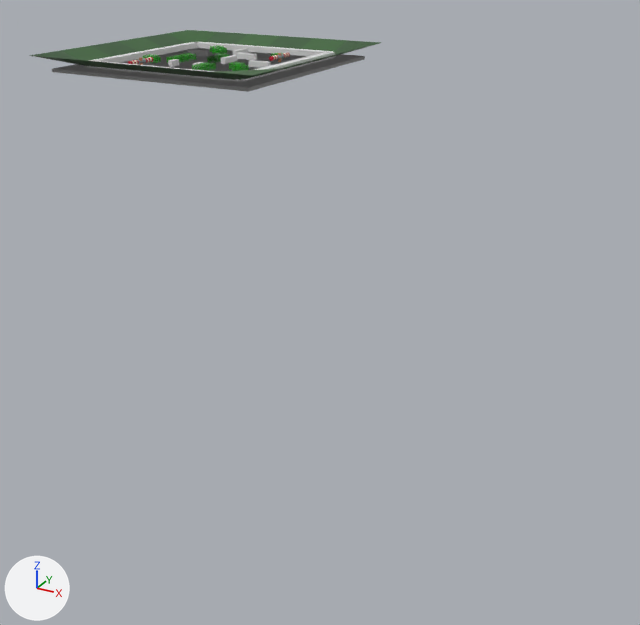
The glTF model res/bowling/scenes/ivan/scene.glb, before and after one commit.
One viewpoint serves both versions: a camera (50 mm lens) standing at (95.5, -134.7, 22.8) and looking at (12.5, 16.2, -52.6). Every picture has the same lights, and +X, +Y and +Z are marked at lower left. Where no turn or scale is listed for an object, it has been applied to the vertices.

The scene before the commit, as lines of its bpy script (objects in view):
```python
ob_cube = bpy.data.objects.new('Cube', me_cube_006)
ob_cube.location = (0.0, 0.0, 0.0)
ob_cube_001 = bpy.data.objects.new('Cube.001', me_cube_007)
ob_cube_001.location = (4.0, -10.0, 0.0)
ob_cube_003 = bpy.data.objects.new('Cube.003', me_cube_009)
ob_cube_003.location = (-6.0, 0.0, 0.0)
ob_cube_005 = bpy.data.objects.new('Cube.005', me_cube_011)
ob_cube_005.location = (-6.0, -4.0, 0.0)
ob_cube_006 = bpy.data.objects.new('Cube.006', me_cube_012)
ob_cube_006.location = (-6.0, -2.0, 0.0)
ob_cube_007 = bpy.data.objects.new('Cube.007', me_cube_013)
ob_cube_007.location = (4.0, -8.0, 0.0)
ob_cube_phys_001 = bpy.data.objects.new('Cube.phys.001', me_куб)
ob_cube_phys_001.location = (2.3, 0.0, 0.0)
ob_floor_phys_hidden_001 = bpy.data.objects.new('floor.phys.hidden.001', me_plane_002)
ob_floor_phys_hidden_001.location = (0.0, 0.0, 0.0)
ob_wall_phys_002_hidden = bpy.data.objects.new('wall.phys.002.hidden', me_cube_004)
ob_wall_phys_002_hidden.location = (0.0, 0.0, 0.0)
# also in view: 'floor.vis' at (0.0, 0.0, 1.1)
```
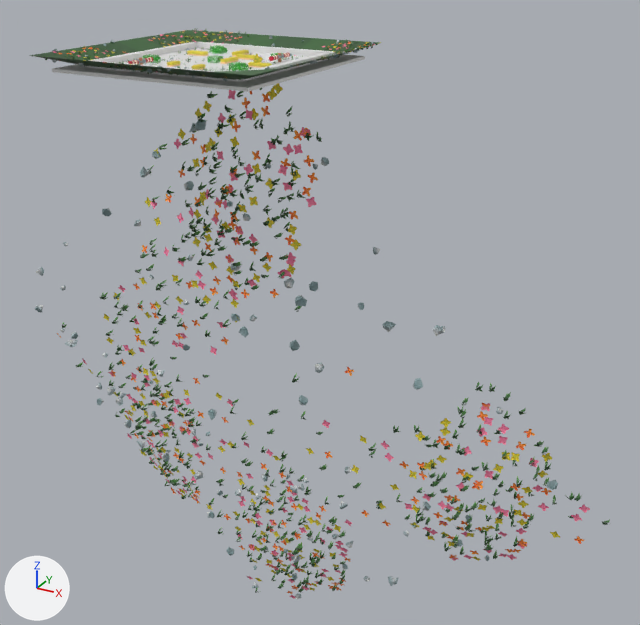
Boxes [x1, y1, x2, y2] around the edits, measured in the pictures (640 x 625 px):
'flower-a', added: after [35, 53, 610, 599]
'floor.phys.hidden.001', deleted: before [52, 48, 365, 92]
'flowers', added: after [43, 28, 379, 81]
'barricade.phys.003', added: after [248, 62, 272, 68]
'barricade.phys.004', added: after [187, 50, 208, 56]
'barricade.phys', added: after [220, 57, 238, 64]
'barricade.phys.001', added: after [236, 54, 256, 60]
'Cube.001', deleted: before [192, 64, 209, 71]
'Cube.phys.003', deleted: before [168, 59, 179, 67]
'Cube.phys.013', deleted: before [245, 53, 257, 60]
'Cube.phys.011', deleted: before [258, 61, 271, 68]
'Cube.phys.009', deleted: before [196, 50, 208, 56]
'barricade.phys.005', added: after [167, 61, 180, 67]
'Cube.phys.001', deleted: before [221, 56, 231, 64]
'barricade.phys.002', added: after [232, 50, 249, 57]
'barricade.phys.006', added: after [192, 64, 205, 70]
'Cube.phys.012', deleted: before [248, 60, 259, 68]
'Cube', deleted: before [207, 55, 222, 63]
'Cube.007', deleted: before [199, 62, 216, 70]
'Cube.phys.014', deleted: before [236, 53, 247, 59]
'Cube.005', deleted: before [166, 56, 183, 63]
'Cube.003', deleted: before [182, 53, 196, 61]
'Cube.phys.008', deleted: before [188, 49, 199, 55]
'Cube.phys.002', deleted: before [229, 55, 237, 62]
'Cube.006', deleted: before [174, 55, 189, 62]
'floor.phys.hidden', unchanged, uncovered by the edit: after [52, 48, 365, 92]

Diff of the bpy script that builds the scene:
```diff
--- a/res/bowling/scenes/ivan/scene.glb.py
+++ b/res/bowling/scenes/ivan/scene.glb.py
@@ ob_cube @@
-ob_cube = bpy.data.objects.new('Cube', me_cube_006)
@@ ob_cube_001 @@
-ob_cube_001 = bpy.data.objects.new('Cube.001', me_cube_007)
@@ ob_cube_003 @@
-ob_cube_003 = bpy.data.objects.new('Cube.003', me_cube_009)
@@ ob_cube_005 @@
-ob_cube_005 = bpy.data.objects.new('Cube.005', me_cube_011)
@@ ob_cube_006 @@
-ob_cube_006 = bpy.data.objects.new('Cube.006', me_cube_012)
@@ ob_cube_007 @@
-ob_cube_007 = bpy.data.objects.new('Cube.007', me_cube_013)
@@ ob_floor_phys_hidden_001 @@
-ob_floor_phys_hidden_001 = bpy.data.objects.new('floor.phys.hidden.001', me_plane_002)
@@ ob_cube_phys_001 @@
-ob_cube_phys_001 = bpy.data.objects.new('Cube.phys.001', me_куб)
@@ ob_cube_phys_002 @@
-ob_cube_phys_002 = bpy.data.objects.new('Cube.phys.002', me_куб_001)
@@ ob_cube_phys_003 @@
-ob_cube_phys_003 = bpy.data.objects.new('Cube.phys.003', me_куб_002)
@@ ob_cube_phys_008 @@
-ob_cube_phys_008 = bpy.data.objects.new('Cube.phys.008', me_куб_010)
@@ ob_cube_phys_009 @@
-ob_cube_phys_009 = bpy.data.objects.new('Cube.phys.009', me_куб_011)
@@ ob_cube_phys_011 @@
-ob_cube_phys_011 = bpy.data.objects.new('Cube.phys.011', me_куб_013)
@@ ob_cube_phys_012 @@
-ob_cube_phys_012 = bpy.data.objects.new('Cube.phys.012', me_куб_014)
@@ ob_cube_phys_013 @@
-ob_cube_phys_013 = bpy.data.objects.new('Cube.phys.013', me_куб_015)
@@ ob_cube_phys_014 @@
-ob_cube_phys_014 = bpy.data.objects.new('Cube.phys.014', me_куб_016)
@@ ob_flowers @@
+ob_flowers = bpy.data.objects.new('flowers', me_plane_005)  # 35504 vertices, 40464 faces; spans x -72.6..74.1, y -2.8..27.7, z -143.1..4.7; in mat_material_001 (picture img_pineapple_32_1x)
+ob_flowers.location = (22.3, 18.9, 2.3)
+ob_flowers.rotation_euler = (1.384, -0.0324, 2.217)  # degrees (79, -1.9, 127)
+ob_flowers.scale = (0.4, 0.4, 0.4)
@@ ob_flower_a @@
+ob_flower_a = bpy.data.objects.new('flower-a', me_plane_005)  # 35504 vertices, 40464 faces; spans x -72.6..74.1, y -2.8..27.7, z -143.1..4.7; in mat_material_001 (picture img_pineapple_32_1x)
+ob_flower_a.location = (3.2, -0.7, -2.4)
@@ ob_barricade_phys_006 @@
+ob_barricade_phys_006 = bpy.data.objects.new('barricade.phys.006', me_cube_027)  # 176 vertices, 348 faces; spans x 1.79..3.0, y -1.09..1.25, z -0.25..0.75; in mat_material_001 (picture img_pineapple_32_1x)
+ob_barricade_phys_006.location = (0.2, -8.6, 0.0)
@@ ob_barricade_phys_005 @@
+ob_barricade_phys_005 = bpy.data.objects.new('barricade.phys.005', me_cube_027.copy())
+ob_barricade_phys_005.location = (-6.1, -7.3, 0.0)
@@ ob_barricade_phys_004 @@
+ob_barricade_phys_004 = bpy.data.objects.new('barricade.phys.004', me_cube_025)  # 176 vertices, 348 faces; spans x -3.0..1.09, y 1.79..3.0, z -0.25..0.75; in mat_material_001 (picture img_pineapple_32_1x)
+ob_barricade_phys_004.location = (-7.2, 3.4, 0.0)
@@ ob_barricade_phys_003 @@
+ob_barricade_phys_003 = bpy.data.objects.new('barricade.phys.003', me_cube_025.copy())
+ob_barricade_phys_003.location = (11.3, -3.9, 0.0)
@@ ob_barricade_phys_002 @@
+ob_barricade_phys_002 = bpy.data.objects.new('barricade.phys.002', me_cube_023)  # 176 vertices, 348 faces; spans x 1.79..3.0, y -1.09..3.0, z -0.25..0.75; in mat_material_001 (picture img_pineapple_32_1x)
+ob_barricade_phys_002.location = (-3.5, 8.9, 0.0)
@@ ob_barricade_phys_001 @@
+ob_barricade_phys_001 = bpy.data.objects.new('barricade.phys.001', me_cube_025.copy())
+ob_barricade_phys_001.location = (3.8, 3.5, 0.0)
@@ ob_barricade_phys @@
+ob_barricade_phys = bpy.data.objects.new('barricade.phys', me_cube_023.copy())
+ob_barricade_phys.location = (0.0, 0.0, 0.0)
```
